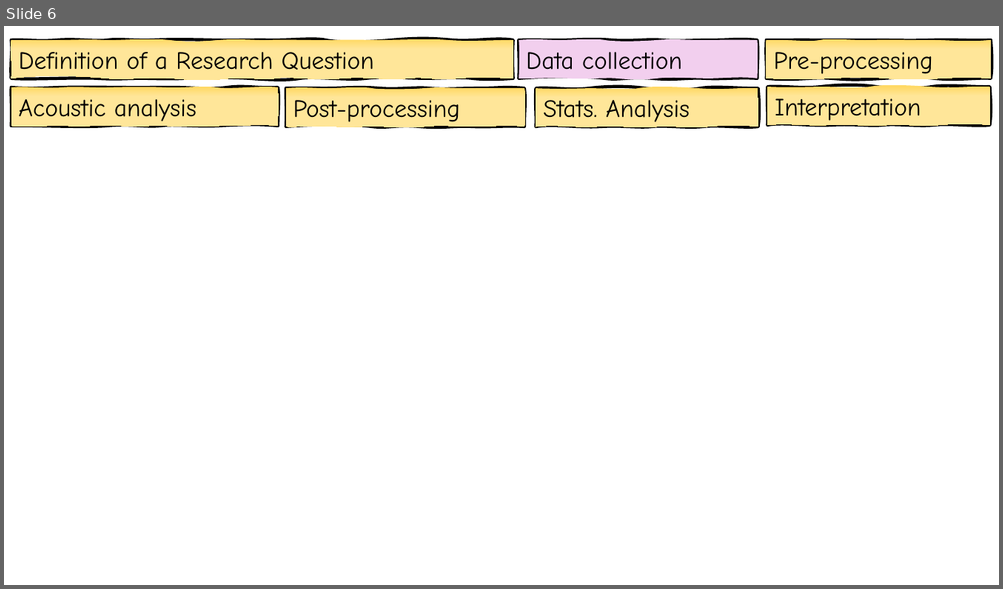
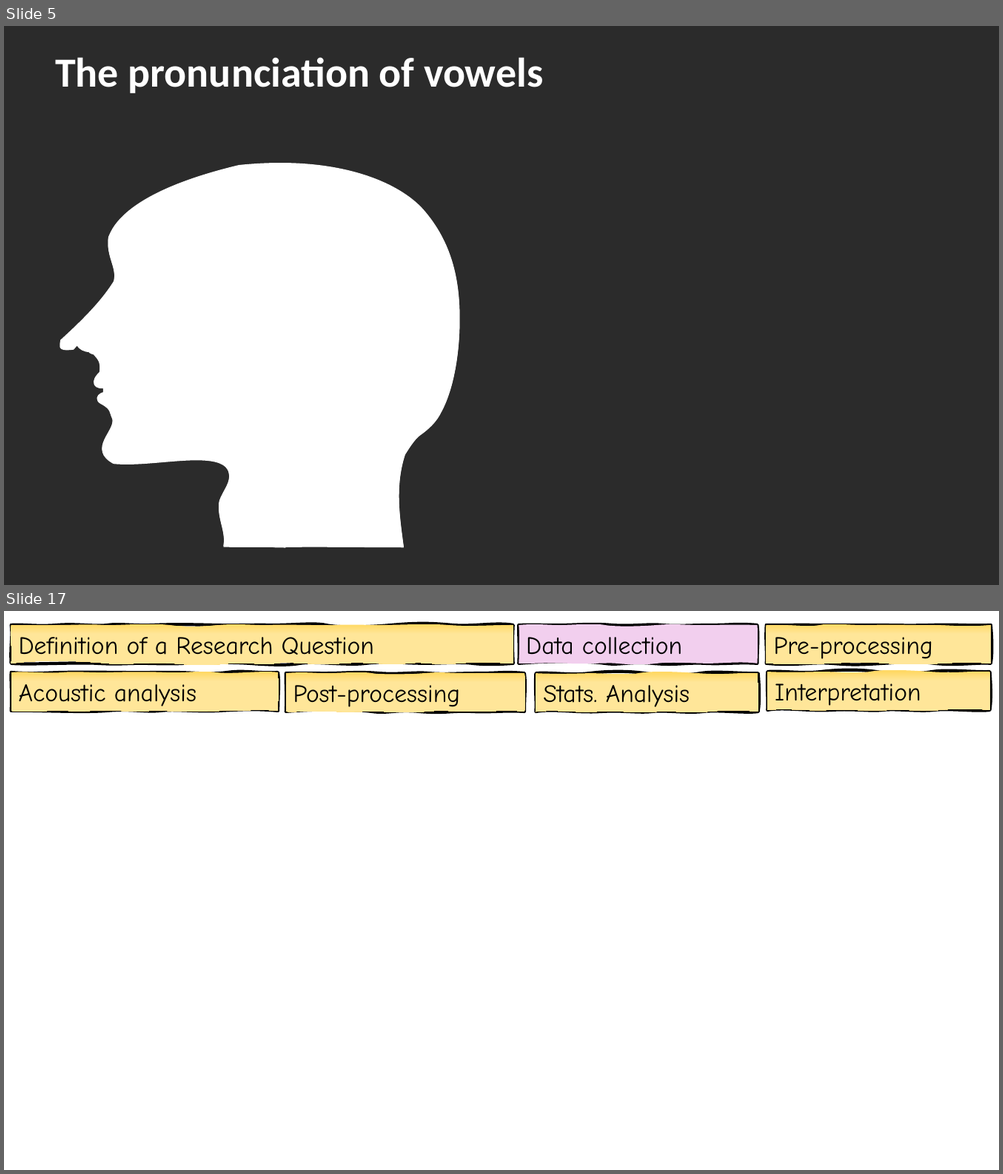
Before and after one commit to jgenette/Presentations, a slide deck: Seminar.pptx. Shown one above the other, each under a label of ours: slide 6 before the commit, slides 5 and 17 after it; the slides between them are not shown. The pictures are 1003x589 and 1003x1174 pixels, drawn with LibreOffice and Linux fonts; fonts in the diff are those of the drawing; background and template pictures are left out; a plain dark background stands for a picture behind light text. Boxes give left, top, right and bottom in pixels: in the first picture for what was removed or moved away, otherwise in the second. Text is boxed around its words. In the diff, an @@ line names an element or a change of style, - is before the commit and + after.

```diff
--- a/Seminar.pptx
+++ b/Seminar.pptx
@@ slide 5 added at (4, 26, 999, 585), background picture (left out) @@
@@ text added at (55, 57, 543, 93), 40 pt, text #FFFFFF, bold @@
+The pronunciation of vowels
@@ freeform shape added at (61, 164, 459, 547), fill #FFFFFF, outline #FFFFFF 1.21 pt @@
@@ group added at (61, 165, 459, 548): 7 freeform shapes @@
@@ what was slide 6 is now slide 17 @@
```
Also in this commit, not shown: 3 slides changed, 13 other slides added, 1 slide removed, 9 other files.
